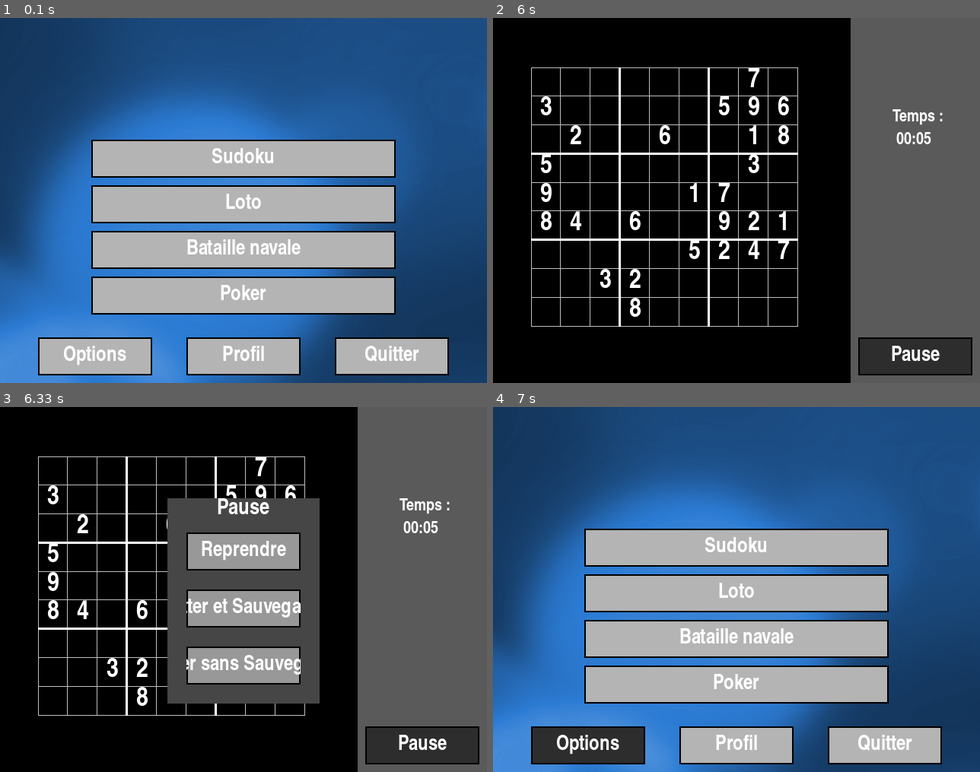
Above: before the commit, frames 1-4 (two rows, left to right).
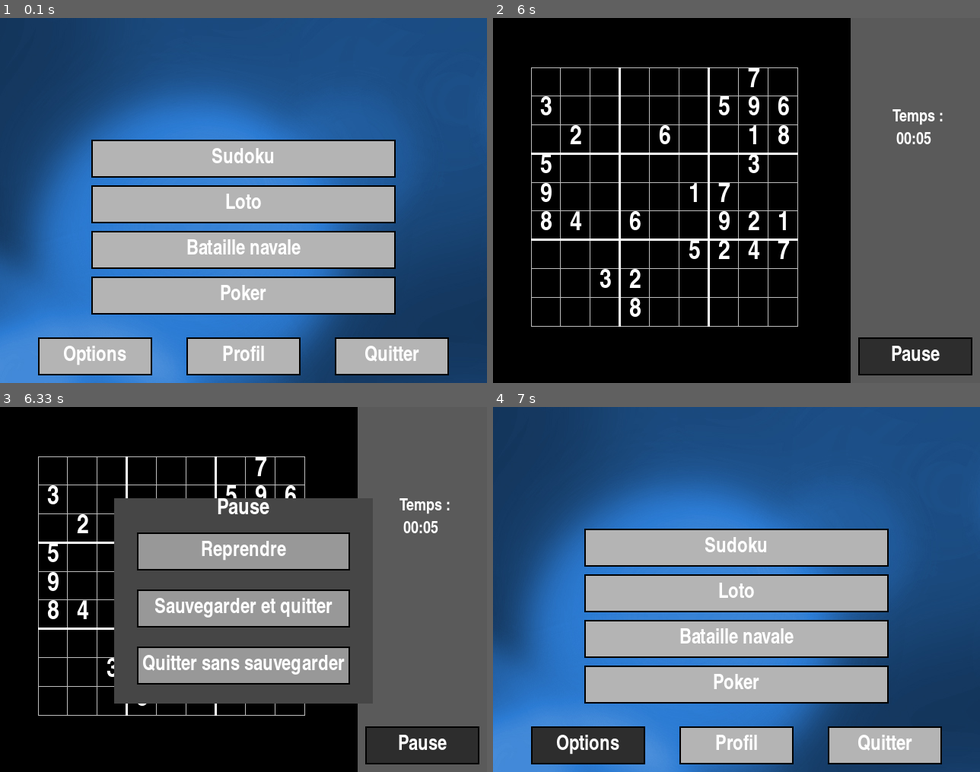
Above: after the commit, the same moments.

Repository: erwandemerville/4Games
Game: pygame game, started from src/main.py
Two runs of this game, one before a commit and one after it. Both use one fixed random seed, a clock stepped at 60 frames per second and the inputs below.
Inputs (mouse positions are in pixels of both pictures, inside the frame that each line leads up to):
- Up to frame 1 (0.1 s): no input
- Up to frame 2 (6 s): click (687, 160) at 0.38 s; click (736, 226) at 0.8 s; click (755, 244) at 1.2 s; click (570, 288) at 1.55 s; click (863, 65) at 1.88 s; click (590, 178) at 2.22 s; click (780, 105) at 2.52 s; click (697, 178) at 2.85 s; click (819, 328) at 3.22 s; click (804, 247) at 3.52 s; click (848, 200) at 3.85 s; click (634, 178) at 4.22 s; click (614, 255) at 4.52 s; click (570, 189) at 4.85 s; click (726, 328) at 5.22 s; click (829, 313) at 5.52 s; click (916, 339) at 5.85 s
- Up to frame 3 (6.33 s): click (243, 458) at 6.2 s
- Up to frame 4 (7 s): click (726, 626) at 6.6 s

Frames 1-2 are identical in both runs. In frame 3, 13% of the frame differs, in the area x 23-74%, y 25-82%; in frame 4, nothing differs.

Commit message:
Réglage des bugs d'affichages sur menu options et nouveau menu pause pour sudoku

Diff:
--- a/src/Data/__init__.py
+++ b/src/Data/__init__.py
@@ -35,9 +35,8 @@
         def init(frame, data):
             police20 = pygame.font.SysFont('Impact',20)
             police = pygame.font.SysFont('Impact',25)
-            color_boutons = (180,180,180)
-            color_boutons_change = (45,45,45)
-            color_f = (255,255,255);width_b = 400;x_btn = (frame.get_width()/2) - (width_b/2);y_btn_start = 160
+            color_boutons = (180,180,180);color_boutons_change = (45,45,45);color_f = (255,255,255);
+            width_b = 400;x_btn = (frame.get_width()/2) - (width_b/2);y_btn_start = 160
             Data.menus.append(sb.Main_Menu(data, [ui.Bouton(x_btn,y_btn_start,width_b,50,2,color_boutons_change,"Sudoku",color_boutons,police,color_f),
                         ui.Bouton(x_btn,y_btn_start+60,width_b,50,2,color_boutons_change,"Loto",color_boutons,police,color_f),
                         ui.Bouton(x_btn,y_btn_start+120,width_b,50,2,color_boutons_change,"Bataille navale",color_boutons,police,color_f),
@@ -61,7 +60,9 @@
 
             Data.menus.append(sb.Menu_SudokuEnd(data, [ui.Bouton(245, 200, 150, 50,2,(2,235,2),"Recommencer",color_boutons,police20,(255,255,255)), ui.Bouton(245, 300, 150, 50,2,(220,220,2),"Retourner au menu",color_boutons,pygame.font.SysFont('Impact',18),(255,255,255))]))
 
-            Data.menus.append(sb.Menu_SudokuP(data, [ui.Bouton(245,165,150,50,2,(120,120,120),"Reprendre",(152,152,152),police,(255,255,255)), ui.Bouton(245,240,150,50,2,(120,120,120),"Quitter et Sauvegarder",(152,152,152),police,(255,255,255)), ui.Bouton(245,315,150,50,2,(120,120,120),"Quitter sans Sauvegarder",(152,152,152),police,(255,255,255))]))
+            Data.menus.append(sb.Menu_SudokuP(data, [ui.Bouton(180,165,frame.get_width()-300-60,50,2,(120,120,120),"Reprendre",(152,152,152),police,(255,255,255)),
+                                                     ui.Bouton(180,240,frame.get_width()-300-60,50,2,(120,120,120),"Sauvegarder et quitter",(152,152,152),police,(255,255,255)),
+                                                     ui.Bouton(180,315,frame.get_width()-300-60,50,2,(120,120,120),"Quitter sans sauvegarder",(152,152,152),police,(255,255,255))]))
 
             pass
 
--- a/src/SubMenu/__init__.py
+++ b/src/SubMenu/__init__.py
@@ -69,9 +69,9 @@
     def draw(self, frame):
         #print("héhé")
         frame.blit(self.data.fond,(0,0))
+
+        self.titles.draw(frame)
         super().draw(frame)
-        self.titles.draw(frame)
-        pygame.display.flip()
 
 class Menu_SavedGrille(Menu_G):
     "classe représentant le menu qui s'affiche pour demander si l'on utilise la grille sauvegardée"
@@ -137,6 +137,7 @@
     def __init__(self,data, boutons):
         # Constructeur prenant la classe Data définie dans le main.py
         super().__init__(data,boutons)
+        self.police = pygame.font.SysFont('Impact',20)
 
     def click(self, frame):
         pos = pygame.mouse.get_pos()
@@ -148,9 +149,8 @@
 
     def draw(self, frame):
         pygame.draw.rect(frame, (90, 90, 90), (470, 0, 170, 480))
-        police = pygame.font.SysFont('Impact',20)
-        frame.blit(police.render("Temps :", True, (255,255,255)), (525, 120))
-        frame.blit(police.render(self.data.partie.getStringTime(), True, (255,255,255)), (530, 150))
+        frame.blit(self.police.render("Temps :", True, (255,255,255)), (525, 120))
+        frame.blit(self.police.render(self.data.partie.getStringTime(), True, (255,255,255)), (530, 150))
         super().draw(frame)
 
 class Menu_SudokuEnd(Menu_G):
@@ -159,6 +159,8 @@
     def __init__(self,data, boutons):
         # Constructeur prenant la classe Data définie dans le main.py
         super().__init__(data,boutons)
+        self.police = pygame.font.SysFont('Impact',25)
+        self.police20 = pygame.font.SysFont('Impact',20)
 
     def click(self, frame):
         if self.boutons[0].isCursorInRange():
@@ -172,10 +174,8 @@
 
     def draw(self, frame):
         frame.fill((0,0,0))
-        police = pygame.font.SysFont('Impact',25)
-        police20 = pygame.font.SysFont('Impact',20)
-        frame.blit(police.render("Partie Terminée", True, (255,255,255)), (230, 120))
-        frame.blit(police20.render("grille niveau " + self.data.partie.getDiffStr() + " terminée en " + self.data.partie.getStringTime(), True, (255,255,255)), (160, 150))
+        frame.blit(self.police.render("Partie Terminée", True, (255,255,255)), (230, 120))
+        frame.blit(self.police20.render("Grille niveau " + self.data.partie.getDiffStr() + " terminée en " + self.data.partie.getStringTime(), True, (255,255,255)), (160, 150))
         super().draw(frame)
 
 class Menu_SudokuP(Menu_G):
@@ -184,6 +184,8 @@
     def __init__(self,data, boutons):
         # Constructeur prenant la classe Data définie dans le main.py
         super().__init__(data,boutons)
+        self.police25 = pygame.font.SysFont('Impact',25)
+        self.police = pygame.font.SysFont("Impact",27)
 
     def click(self, frame):
         if self.boutons[0].isCursorInRange():
@@ -198,11 +200,9 @@
             self.data.setEtat(0)
 
     def draw(self, frame):
-        pygame.draw.rect(frame, (70, 70, 70), (220, 120, 200, 270))
-        police = pygame.font.SysFont('Impact',25)
-
-        police = pygame.font.SysFont("Impact",27)
-        frame.blit(police.render("Pause", True, (255,255,255)), (285, 120))
-        for i in self.boutons:
-            i.draw(frame)
-        pygame.display.flip()
+        pygame.draw.rect(frame, (70, 70, 70), (150, 120, frame.get_width()-300, 270))
+
+        frame.blit(self.police.render("Pause", True, (255,255,255)), (285, 120))
+        for i in self.boutons:
+            i.draw(frame)
+        pygame.display.flip()
